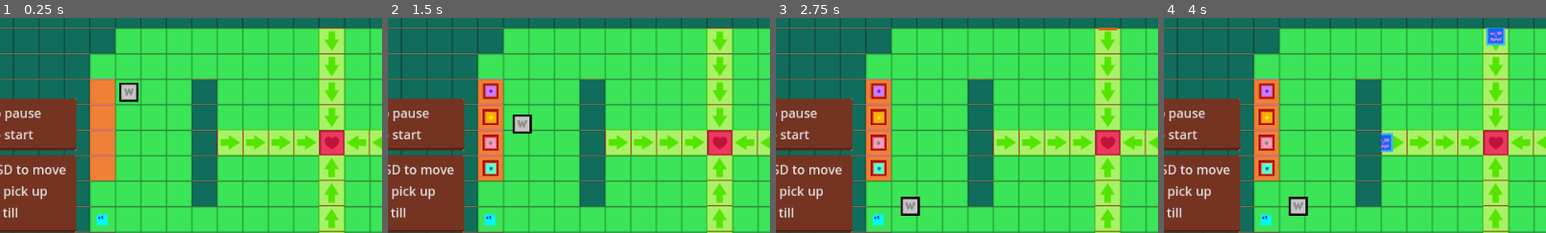
Above: before the commit, frames 1-4 (left to right).
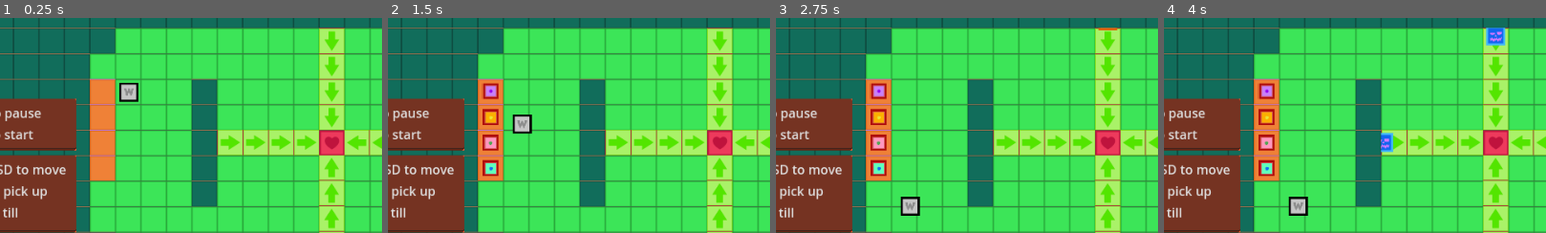
Above: after the commit, the same moments.

Repository: stirs1/wizardfarmer
Game: Godot game, scene res://main.tscn
Same seed, same stepped clock (60 frames per second), same inputs: the game is played once before the commit and once after it.
Inputs (mouse positions are % of the whole screen's width and height, from its top left):
- Up to frame 1 (0.25 s): no input
- Up to frame 2 (1.5 s): tap Enter at 0.5 s; hold Right (move_right) 0.53-1.28 s; tap P (pick_place) at 0.6 s; tap 1 (start) at 1.25, 1.35 s; hold Down (move_down) from 1.28 s (still down)
- Up to frame 3 (2.75 s): release Down (move_down) at 2 s; click (88, 45) at 2 s
- Up to frame 4 (4 s): click (85, 45) at 2.75 s; click (88, 39) at 3.5 s
The pictures show only the part of the screen within x 8-58%, y 27-77%; the shares and areas given below are measured in that part.

The runs differ from the first frame. In frame 1, 0.2% of the frame differs, in the area x 25-29%, y 91-97%; in frame 2, 0.2%; in frame 3, 0.2%; in frame 4, 0.2%.
Error before the commit: Trying to assign value of type 'Nil' to a variable of type 'Vector2'. (res://water_plops.gd:39)

Commit message:
removed w-plops

Diff:
--- a/main.tscn
+++ b/main.tscn
@@ -24,7 +24,6 @@
 [ext_resource type="Texture2D" uid="uid://bgp7oixaqtpte" path="res://art/Tiles/Asset 40.png" id="20_0uii7"]
 [ext_resource type="Texture2D" uid="uid://cox8wn6rscmb6" path="res://art/Tiles/Asset 42.png" id="21_0piad"]
 [ext_resource type="Texture2D" uid="uid://fhgmvqcuq8nm" path="res://art/Tiles/Asset 43.png" id="22_ttdp7"]
-[ext_resource type="PackedScene" uid="uid://bh8e2c58468gv" path="res://water_plops.tscn" id="25_chr2e"]
 
 [sub_resource type="TileSetAtlasSource" id="TileSetAtlasSource_0l7co"]
 texture = ExtResource("2_quun6")
@@ -121,9 +120,6 @@
 scale = Vector2(0.65, 0.65)
 collision_layer = 2
 
-[node name="WaterPlops" parent="." instance=ExtResource("25_chr2e")]
-position = Vector2(208, 401)
-
 [node name="EnemyTarget" parent="." instance=ExtResource("17_m13fc")]
 unique_name_in_owner = true
 position = Vector2(496, 304)
Not shown: 1 places in main.tscn that only renumber resources
